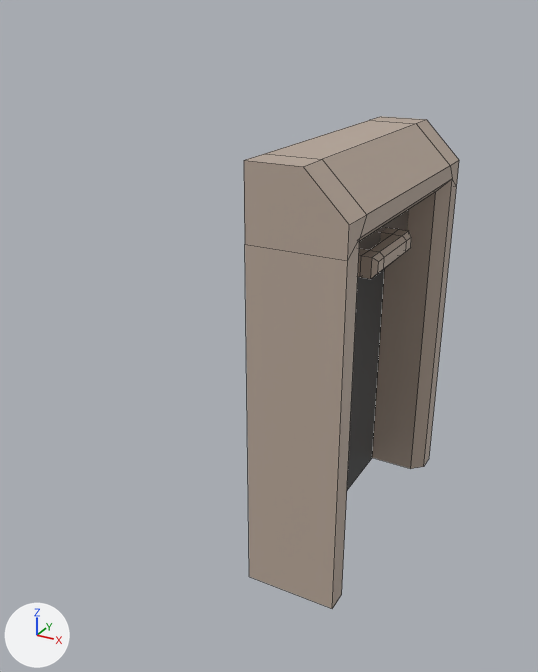
Two versions of the FBX model Assets/Exports/BigDoor.fbx, one commit apart.
Before and after are seen from a 50 mm camera at (5.61, -14.38, 11.45) aimed at (-1.93, -0.67, 4.6). The lights are fixed; the arrows at lower left show +X, +Y and +Z. Mesh edges are drawn as thin lines. Vertices at the same position are counted once.

In view in the first picture: 'ExitDoor'.
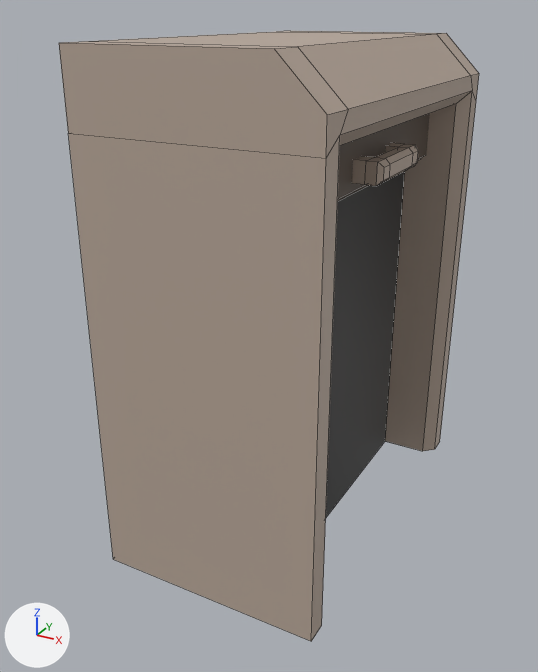
Boxes (x1, y1, x2, y2) around the edits, measured in the pictures (538 x 672 px; the box of a moved part takes in the faces that stretch with it):
'ExitDoor', reshaped (95% wider, 24% taller)
    before: (244, 116, 459, 609)
    after: (59, 31, 479, 642)
part 1 of me_cube, moved or reshaped
    before: (359, 209, 409, 250)
    after: (338, 113, 430, 201)
part 2 of me_cube, moved or reshaped
    before: (358, 228, 411, 279)
    after: (352, 143, 418, 186)
part 3 of me_cube, moved or reshaped
    before: (244, 116, 459, 609)
    after: (59, 31, 479, 642)

The change in detail:
me_cube is used by ob_exitdoor; location (0.0, 0.0, 0.0).
me_cube had 82 vertices, 71 faces and spanned x -1.0..1.0, y -3.25..3.25, z 0.0..9.07.
me_cube now has 82 vertices, 71 faces and spans x -4.0..1.0, y -4.25..4.25, z 0.0..10.93.
me_cube part 1: the loose piece of 10 vertices spanning x -0.33..0.12, y -2.79..2.79, z 6.25..7.82 is scaled about its middle by (1, 1.36, 1), then moved by (0.0, 0.0, 1.85).
me_cube part 2: the loose piece of 32 vertices spanning x -0.02..0.72, y -1.09..1.09, z 6.53..6.98 is moved by (0.0, 0.0, 1.85).
me_cube part 3: 40 of 82 vertices moved; they spanned x -1.0..1.0, y -3.25..3.25, z 0.0..9.07 and now span x -4.0..1.0, y -4.25..4.25, z 0.0..10.93; mean shift (-0.9, 0.0, 1.21); largest move (-1.0, -3.25, 7.59) -> (-4.0, -4.25, 9.44).
